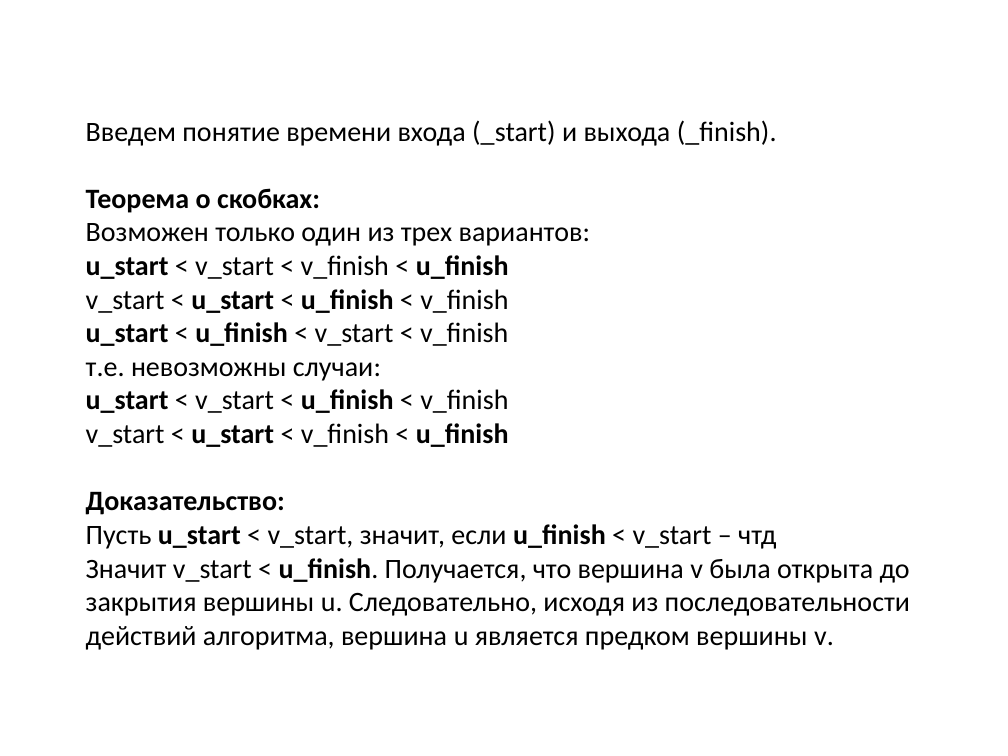
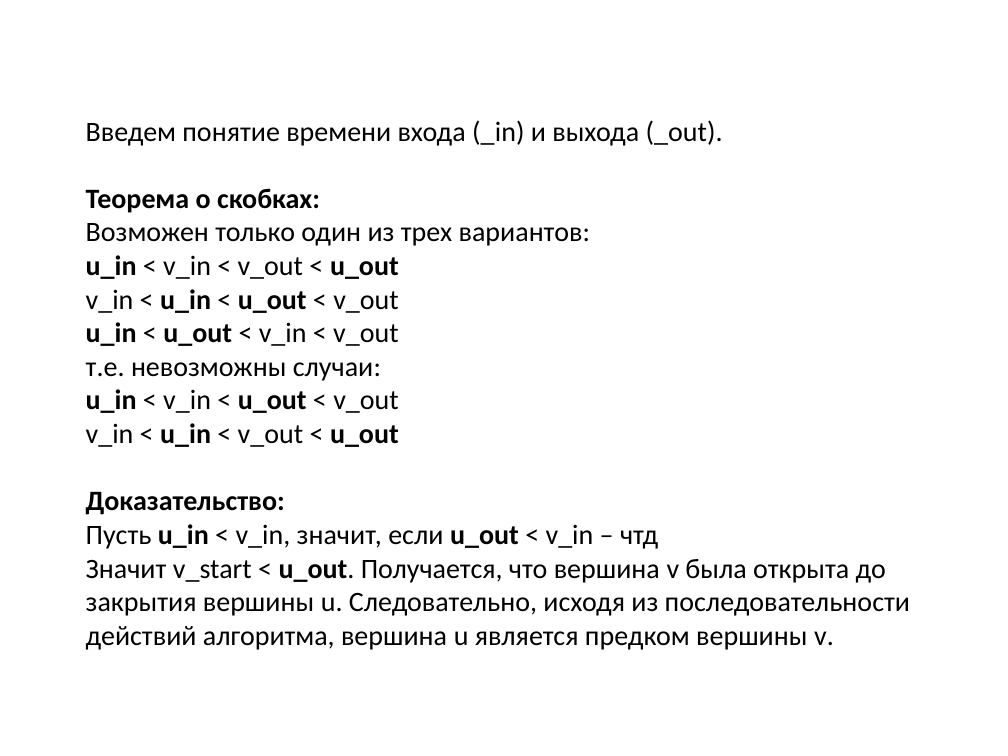
Before and after one commit to SteinbergOB/ANG, a slide deck: slide 49 of Презентации/Лекция 1.pptx (slide 36 before the commit). Drawn at 1008x756 pixels with LibreOffice and Linux fonts; fonts in the diff are those of the drawing. Boxes give left, top, right and bottom in pixels: in the first picture for what was removed or moved away, otherwise in the second. Text is boxed around its words. In the diff, an @@ line names an element or a change of style, - is before the commit and + after.

```diff
--- a/Презентации/Лекция 1.pptx
+++ b/Презентации/Лекция 1.pptx
@@ title at (x1=86, y1=120, x2=910, y2=650): text changed @@
-Введем понятие времени входа (_start) и выхода (_finish).
-Теорема о скобках:
-Возможен только один из трех вариантов:
-u_start < v_start < v_finish < u_finish
-v_start < u_start < u_finish < v_finish
-u_start < u_finish < v_start < v_finish
-т.е. невозможны случаи:
-u_start < v_start < u_finish < v_finish
-v_start < u_start < v_finish < u_finish
-Доказательство:
-Пусть u_start < v_start, значит, если u_finish < v_start – чтд
-Значит v_start < u_finish. Получается, что вершина v была открыта до закрытия вершины u. Следовательно, исходя из последовательности действий алгоритма, вершина u является предком вершины v.
+Введем понятие времени входа (_in) и выхода (_out).
+Теорема о скобках:
+Возможен только один из трех вариантов:
+u_in < v_in < v_out < u_out
+v_in < u_in < u_out < v_out
+u_in < u_out < v_in < v_out
+т.е. невозможны случаи:
+u_in < v_in < u_out < v_out
+v_in < u_in < v_out < u_out
+Доказательство:
+Пусть u_in < v_in, значит, если u_out < v_in – чтд
+Значит v_start < u_out. Получается, что вершина v была открыта до закрытия вершины u. Следовательно, исходя из последовательности действий алгоритма, вершина u является предком вершины v.
```
Also in this commit, not shown: 10 other slides changed, 20 slides added, 2 slides removed, 3 other files.
